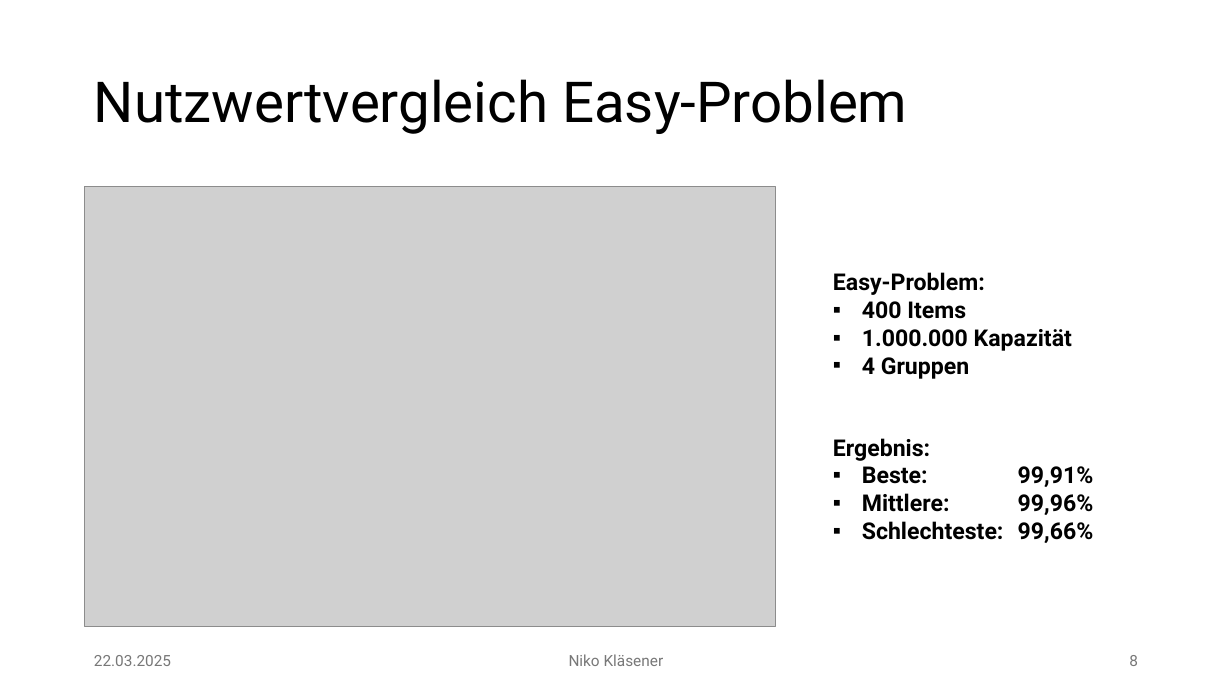
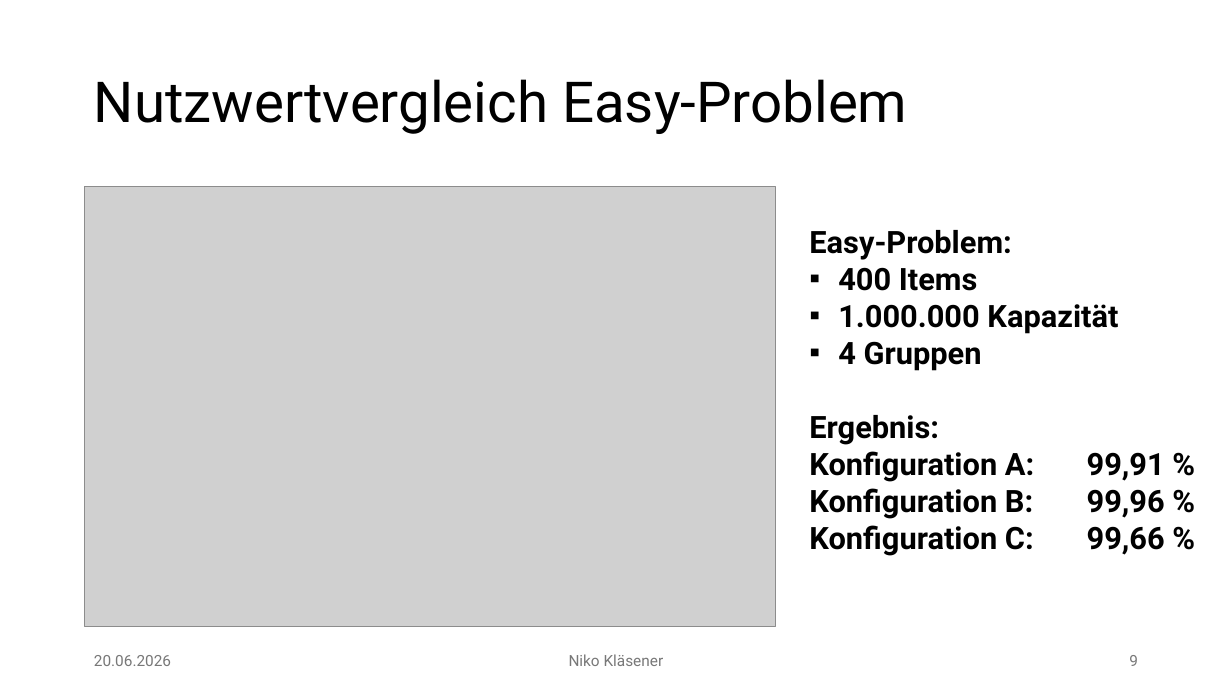
Before and after one commit to Niggo1299/BMO-Projekt, a slide deck: slide 9 of BMO-Projekt.pptx (slide 8 before the commit). Drawn at 1232x693 pixels with LibreOffice and Linux fonts; fonts in the diff are those of the drawing; grey boxes stand for pictures; background and template pictures are left out. Boxes give left, top, right and bottom in pixels: in the first picture for what was removed or moved away, otherwise in the second. Text is boxed around its words. In the diff, an @@ line names an element or a change of style, - is before the commit and + after.

```diff
--- a/BMO-Projekt.pptx
+++ b/BMO-Projekt.pptx
@@ text "Easy-Problem:": place and size @@
-text "Easy-Problem:" at bbox=[833, 272, 1072, 379]
+text "Easy-Problem:" at bbox=[809, 230, 1165, 556]
@@ text at bbox=[809, 230, 1118, 371]: size 18 to 24 pt in "Easy-Problem:", "400 Items", "1.000.000 Kapazität", "4 Gruppen" @@
@@ text at bbox=[809, 415, 1165, 556]: paragraphs added @@
+Ergebnis:
+Konfiguration A: 99,91 %
+Konfiguration B: 99,96 %
+Konfiguration C: 99,66 %
@@ text removed at bbox=[833, 438, 1094, 543] @@
-Ergebnis:
-▪ Beste: 99,91%
-▪ Mittlere: 99,96%
-▪ Schlechteste: 99,66%
@@ text at bbox=[94, 655, 171, 666]: text changed @@
-22.03.2025
+20.06.2026
```
Also in this commit, not shown: 8 other slides changed, 1 slide added, 29 other files.
